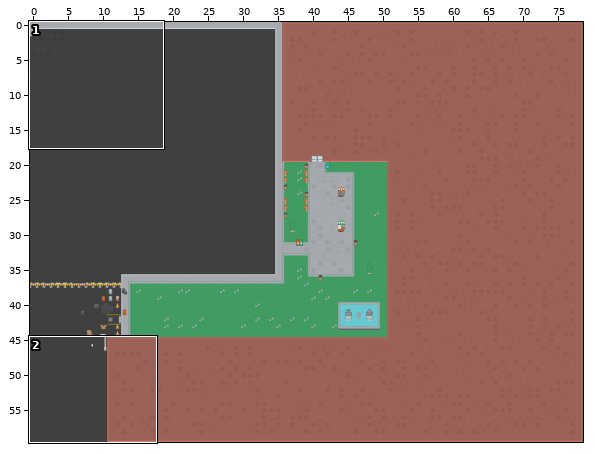
Level history. Tiled map: app/assets/MapLib.tmx. The picture above shows the old version from afar; the outline marks the close-up.
Close-up. As it was:
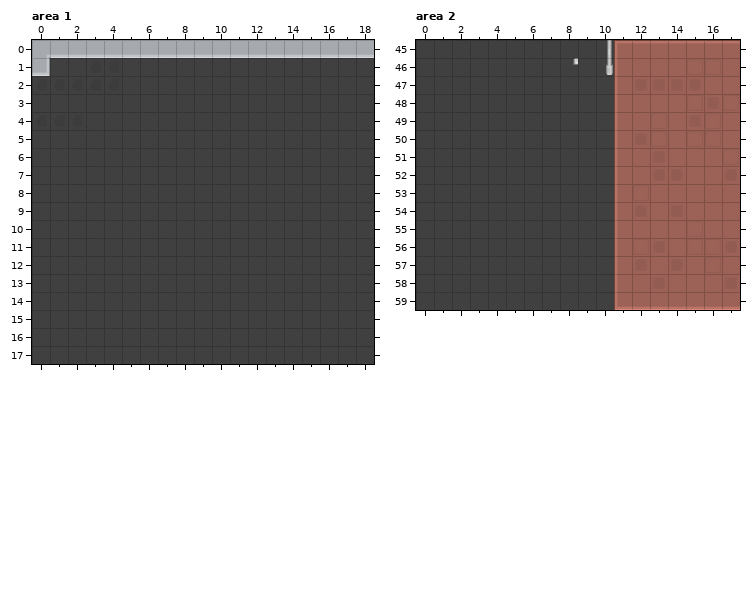
Cells are 64x64 px. Shown: area 1 x 0..18, y 0..17; area 2 x 0..17, y 45..59. The commit also changed other parts of the map, which this record leaves out.
The same view after the edit:
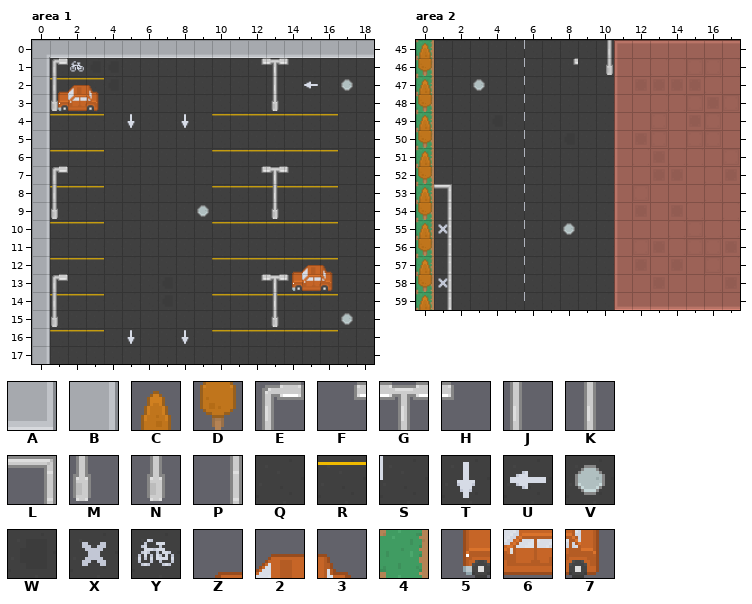
Key: from "City": A 54, B 56, C 402, D 439, E 594, F 596, G 597, H 598, J 631, K 634, L 653, M 668, N 671, P 690, Q 714, R 751, S 787, T 833, U 870, V 897, W 898, X 899, Y 902, Z 919, 2 920, 3 921, 4 933, 5 956, 6 957, 7 958.
_ is an empty cell.
Tiles of an added or newly shown layer are drawn over the layers below it.
Changes in this commit:
Layer "Ground", area 1:
y 1: x 0 A -> B
y 2: x 0..3 WWWW -> BRRR; x 15 Q -> U; x 17 Q -> V
y 3: x 0 Q -> B
y 4: x 0..3 WWWQ -> BRRR; x 5 Q -> T; x 8 Q -> T; x 10..16 QQQQQQQ -> RRRRRRR
y 5: x 0 Q -> B
y 6: x 0..3 QQQQ -> BRRR; x 10..16 QQQQQQQ -> RRRRRRR
y 7: x 0 Q -> B
y 8: x 0..3 QQQQ -> BRRR; x 10..16 QQQQQQQ -> RRRRRRR
y 9: x 0 Q -> B; x 9 Q -> V
y 10: x 0..3 QQQQ -> BRRR; x 10..16 QQQQQQQ -> RRRRRRR
y 11: x 0 Q -> B
y 12: x 0..3 QQQQ -> BRRR; x 10..16 QQQQQQQ -> RRRRRRR
y 13: x 0 Q -> B
y 14: x 0..3 QQQQ -> BRRR; x 10..16 QQQQQQQ -> RRRRRRR
y 15: x 0 Q -> B; x 17 Q -> V
y 16: x 0..3 QQQQ -> BRRR; x 5 Q -> T; x 8 Q -> T; x 10..16 QQQQQQQ -> RRRRRRR
y 17: x 0 Q -> B
Layer "Roadmarker", area 1:
y 1: x 2 _ -> Y
y 2: x 1..3 ___ -> Z23
y 3: x 1..3 ___ -> 567
y 12: x 14..16 ___ -> Z23
y 13: x 14..16 ___ -> 567
Layer "Roadmarker2" (added), area 1:
y 1: x 1 _ -> E; x 12..14 ___ -> FGH
y 2: x 1 _ -> J; x 13 _ -> K
y 3: x 1 _ -> M; x 13 _ -> N
y 7: x 1 _ -> E; x 12..14 ___ -> FGH
y 8: x 1 _ -> J; x 13 _ -> K
y 9: x 1 _ -> M; x 13 _ -> N
y 13: x 1 _ -> E; x 12..14 ___ -> FGH
y 14: x 1 _ -> J; x 13 _ -> K
y 15: x 1 _ -> M; x 13 _ -> N
Layer "Ground", area 2:
y 45..46: x 0 Q -> 4; x 6 Q -> S
y 47: x 0 Q -> 4; x 3 Q -> V; x 6 Q -> S
y 48..54: x 0 Q -> 4; x 6 Q -> S
y 55: x 0..1 QQ -> 4X; x 6 Q -> S; x 8 Q -> V
y 56..57: x 0 Q -> 4; x 6 Q -> S
y 58: x 0..1 QQ -> 4X; x 6 Q -> S
y 59: x 0 Q -> 4; x 6 Q -> S
Layer "Roadmarker", area 2:
y 53: x 1 _ -> L
y 54..59: x 1 _ -> P
Layer "Environment", area 2:
y 45: x 0 _ -> C
y 46: x 0 _ -> D
y 47: x 0 _ -> C
y 48: x 0 _ -> D
y 49: x 0 _ -> C
y 50: x 0 _ -> D
y 51: x 0 _ -> C
y 52: x 0 _ -> D
y 53: x 0 _ -> C
y 54: x 0 _ -> D
y 55: x 0 _ -> C
y 56: x 0 _ -> D
y 57: x 0 _ -> C
y 58: x 0 _ -> D
y 59: x 0 _ -> C
